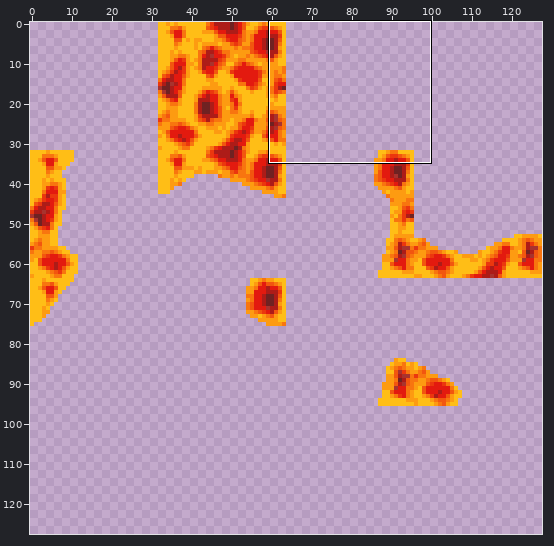
Sprite sheet: sprites/tileset/ts_hell.png. The picture above shows the old version from afar; the outline marks the close-up.
Close-up. The starting point:
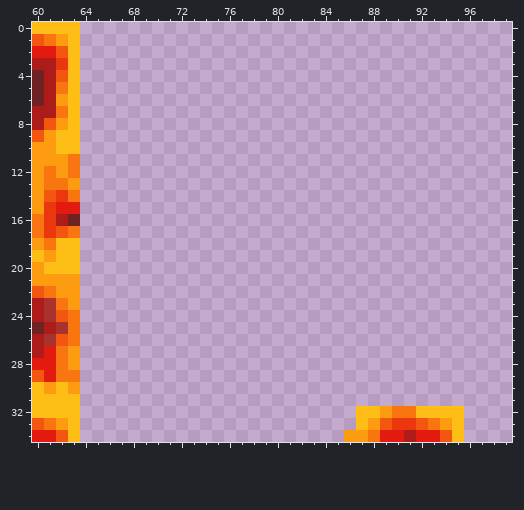
The file is 128x96 pixels. Shown: x 60..99, y 0..34. The old version is drawn lined up with the new one, on the new canvas. The commit also changed other parts of the picture, which this record leaves out.
After the commit:
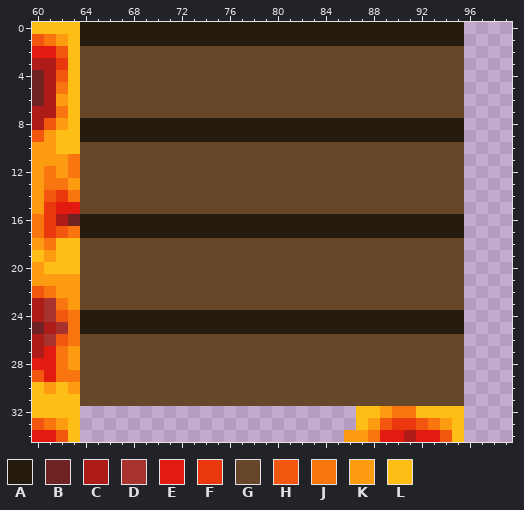
Palette (. is transparent): A #261b0f  B #6f2222  C #ad1c18  D #a8332e  E #e31a0f  F #eb370e  G #664729  H #f2560f  J #f8750f  K #fd9b11  L #ffbe16
What changed:
canvas 128x96 -> 128x128
Changed rows in their new state; - is an unchanged pixel.
first column x 64:
 0 AAAAAAAAAAAAAAAAAAAAAAAAAAAAAAAA
 1 AAAAAAAAAAAAAAAAAAAAAAAAAAAAAAAA
 2 GGGGGGGGGGGGGGGGGGGGGGGGGGGGGGGG
 3 GGGGGGGGGGGGGGGGGGGGGGGGGGGGGGGG
 4 GGGGGGGGGGGGGGGGGGGGGGGGGGGGGGGG
 5 GGGGGGGGGGGGGGGGGGGGGGGGGGGGGGGG
 6 GGGGGGGGGGGGGGGGGGGGGGGGGGGGGGGG
 7 GGGGGGGGGGGGGGGGGGGGGGGGGGGGGGGG
 8 AAAAAAAAAAAAAAAAAAAAAAAAAAAAAAAA
 9 AAAAAAAAAAAAAAAAAAAAAAAAAAAAAAAA
10 GGGGGGGGGGGGGGGGGGGGGGGGGGGGGGGG
11 GGGGGGGGGGGGGGGGGGGGGGGGGGGGGGGG
12 GGGGGGGGGGGGGGGGGGGGGGGGGGGGGGGG
13 GGGGGGGGGGGGGGGGGGGGGGGGGGGGGGGG
14 GGGGGGGGGGGGGGGGGGGGGGGGGGGGGGGG
15 GGGGGGGGGGGGGGGGGGGGGGGGGGGGGGGG
16 AAAAAAAAAAAAAAAAAAAAAAAAAAAAAAAA
17 AAAAAAAAAAAAAAAAAAAAAAAAAAAAAAAA
18 GGGGGGGGGGGGGGGGGGGGGGGGGGGGGGGG
19 GGGGGGGGGGGGGGGGGGGGGGGGGGGGGGGG
20 GGGGGGGGGGGGGGGGGGGGGGGGGGGGGGGG
21 GGGGGGGGGGGGGGGGGGGGGGGGGGGGGGGG
22 GGGGGGGGGGGGGGGGGGGGGGGGGGGGGGGG
23 GGGGGGGGGGGGGGGGGGGGGGGGGGGGGGGG
24 AAAAAAAAAAAAAAAAAAAAAAAAAAAAAAAA
25 AAAAAAAAAAAAAAAAAAAAAAAAAAAAAAAA
26 GGGGGGGGGGGGGGGGGGGGGGGGGGGGGGGG
27 GGGGGGGGGGGGGGGGGGGGGGGGGGGGGGGG
28 GGGGGGGGGGGGGGGGGGGGGGGGGGGGGGGG
29 GGGGGGGGGGGGGGGGGGGGGGGGGGGGGGGG
30 GGGGGGGGGGGGGGGGGGGGGGGGGGGGGGGG
31 GGGGGGGGGGGGGGGGGGGGGGGGGGGGGGGG
Pixel boxes of the changes (left, top, right, bottom) in both close-ups:
added: (80, 22, 464, 406)
